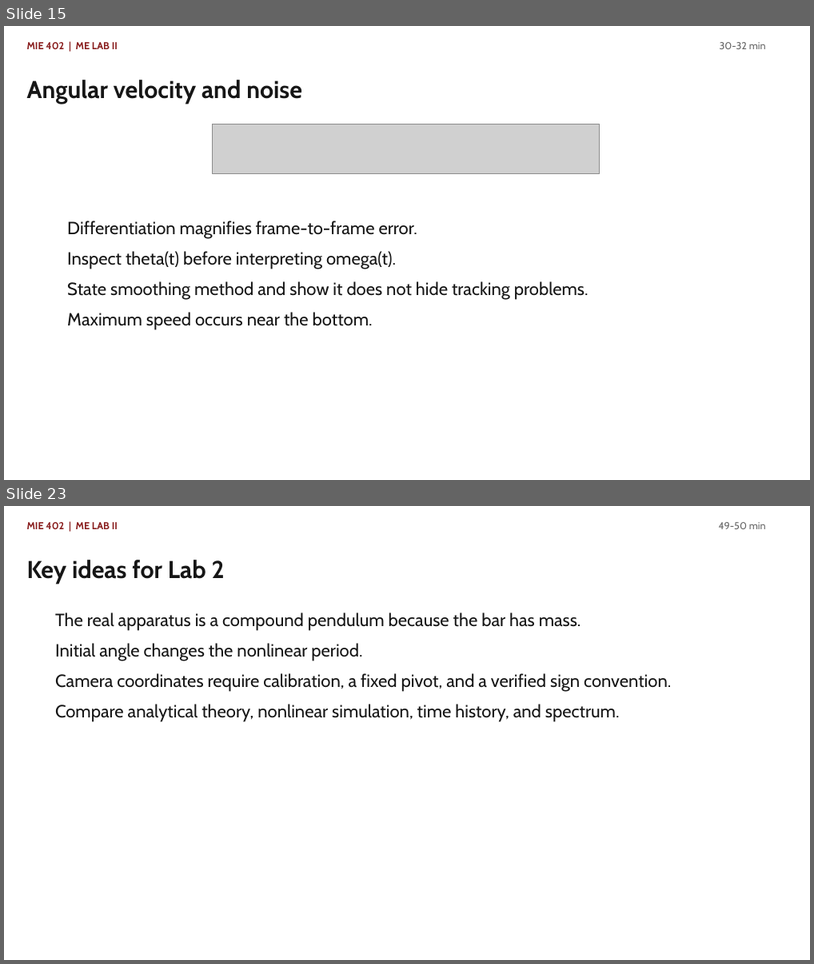
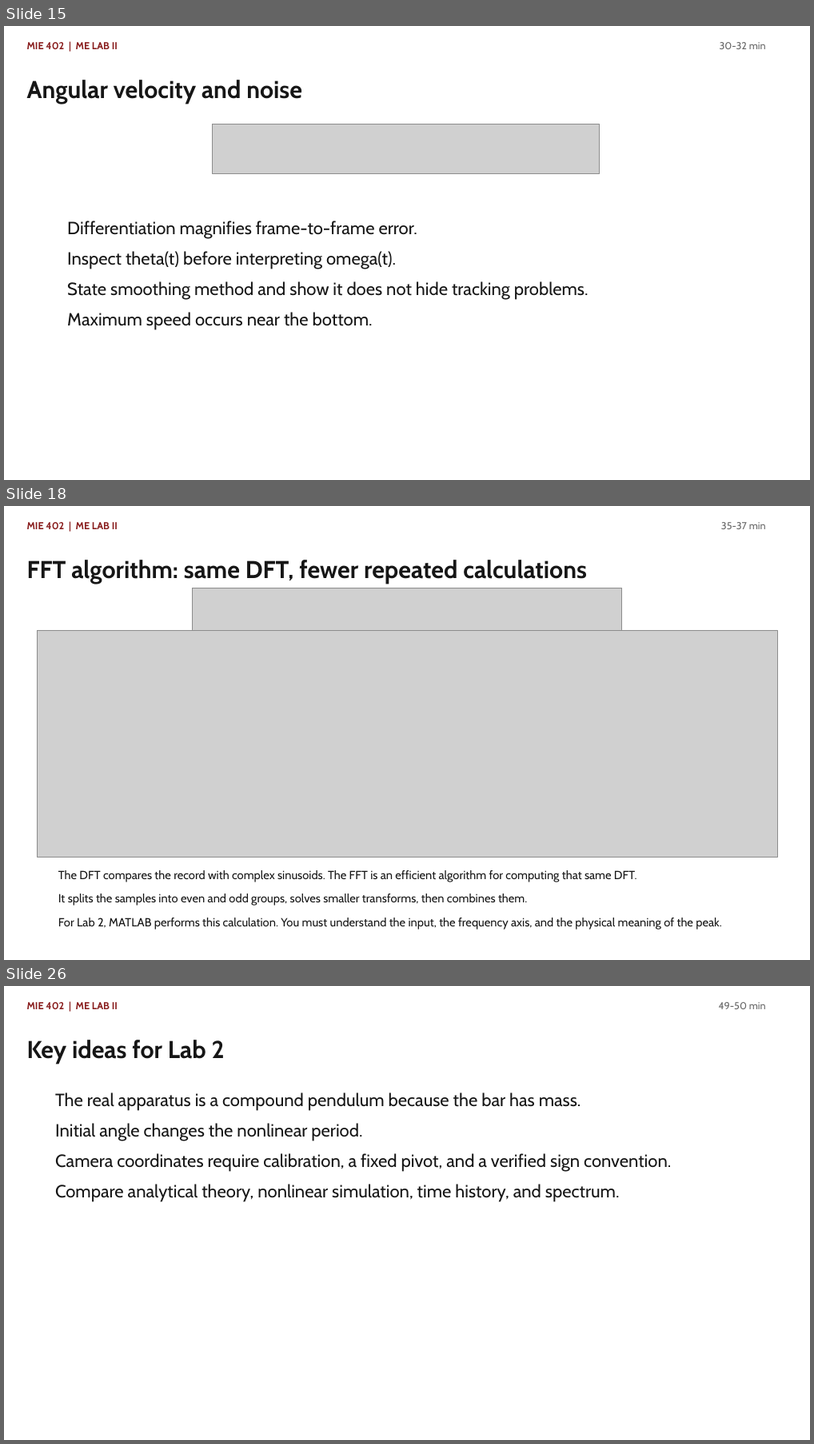
Before and after one commit to Ehsan-Roohi/MIE402-Lab, a slide deck: site/docs/MIE402_Lecture03_Single_Pendulum_PreLab2_Fall2026.pptx. Shown one above the other, each under a label of ours: slides 15 and 23 before the commit, slides 15, 18 and 26 after it; the slides between them are not shown. The pictures are 814x964 and 814x1444 pixels, drawn with LibreOffice and Linux fonts; fonts in the diff are those of the drawing; grey boxes stand for pictures. Boxes give left, top, right and bottom in pixels: in the first picture for what was removed or moved away, otherwise in the second. Text is boxed around its words. In the diff, an @@ line names an element or a change of style, - is before the commit and + after.

```diff
--- a/site/docs/MIE402_Lecture03_Single_Pendulum_PreLab2_Fall2026.pptx
+++ b/site/docs/MIE402_Lecture03_Single_Pendulum_PreLab2_Fall2026.pptx
@@ slide 18 added at (4,506,810,960), background #FFFFFF @@
@@ text added at (27,522,118,529), 12 pt, text #881C1C, bold @@
+MIE 402 | ME LAB II
@@ text added at (722,522,766,529), 12 pt, text #666666 @@
+35-37 min
@@ text added at (27,560,587,584), 29 pt, text #161616, bold @@
+FFT algorithm: same DFT, fewer repeated calculations
@@ picture added at (193,588,622,630) @@
@@ picture added at (38,630,778,857) @@
@@ text added at (58,870,722,929), 14 pt, text #161616 @@
+The DFT compares the record with complex sinusoids. The FFT is an efficient algorithm for computing that same DFT.
+It splits the samples into even and odd groups, solves smaller transforms, then combines them.
+For Lab 2, MATLAB performs this calculation. You must understand the input, the frequency axis, and the physical meaning of the peak.
@@ what was slide 23 is now slide 26 @@
```
Also in this commit, not shown: 6 slides changed, 3 other slides added, 1 slide removed, 1 other file.
